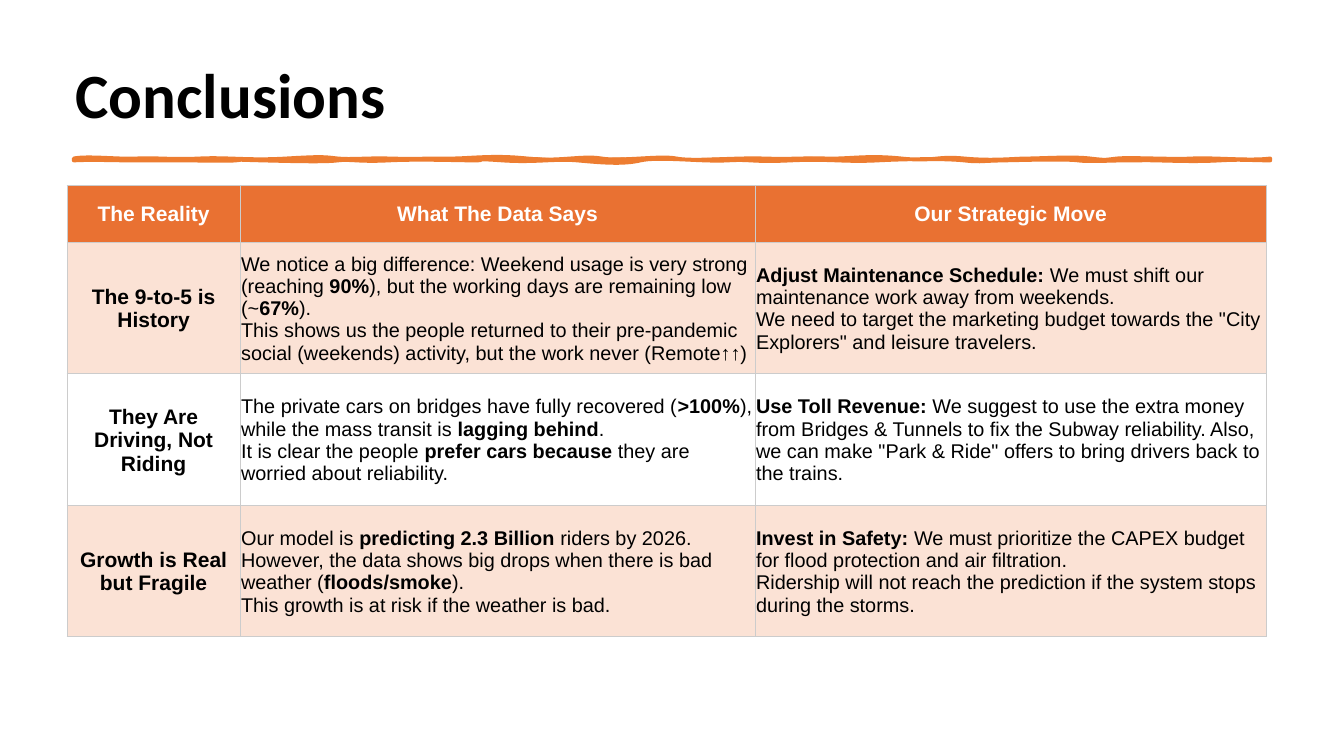
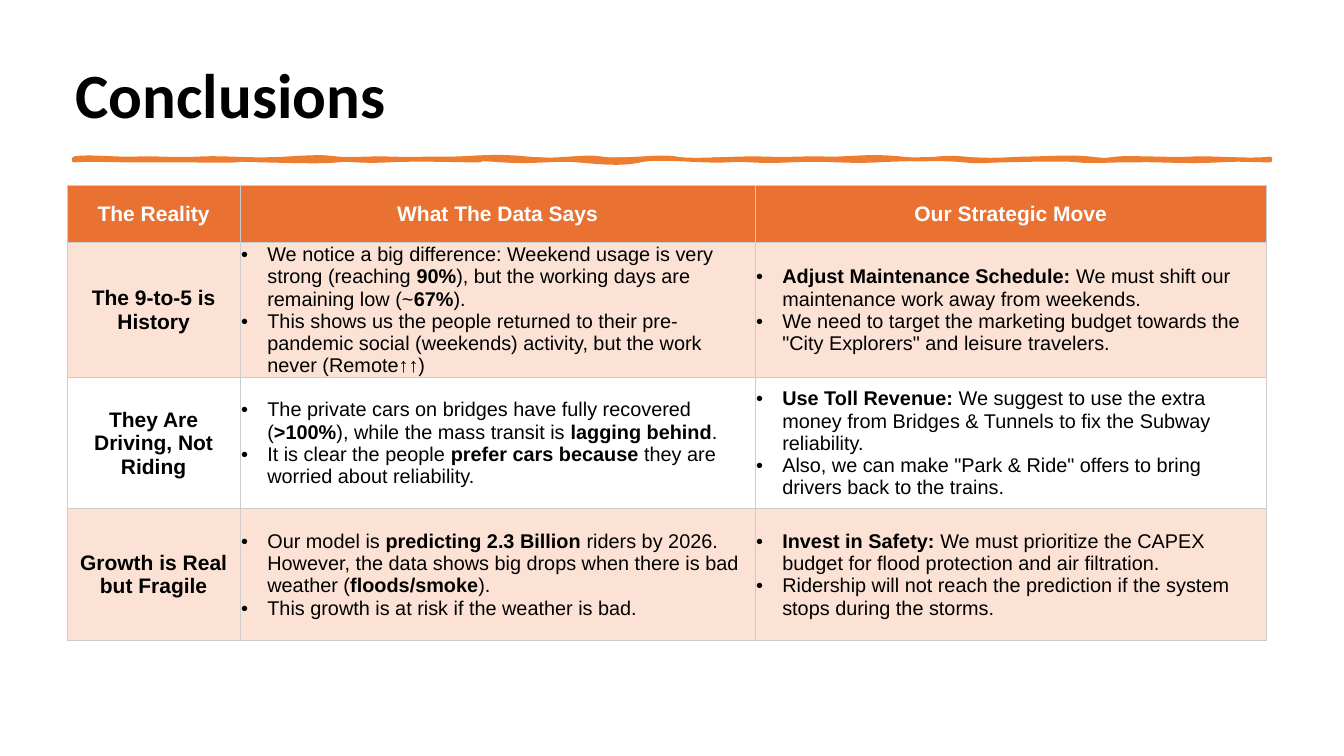
Before and after one commit to Depi-Power-BI-Specialist-G3/Team-3-Power-BI-graduation-project, a slide deck: slide 23 of MTA-Ridership-Analysis-Project (5).pptx. Drawn at 1344x756 pixels with LibreOffice and Linux fonts; fonts in the diff are those of the drawing; background and template pictures are left out. Boxes give left, top, right and bottom in pixels: in the first picture for what was removed or moved away, otherwise in the second. Text is boxed around its words. In the diff, an @@ line names an element or a change of style, - is before the commit and + after.

Commit message:
Final ppt File_6.12.2025

```diff
--- a/MTA-Ridership-Analysis-Project (5).pptx
+++ b/MTA-Ridership-Analysis-Project (5).pptx
@@ table at (67, 186, 1267, 649) @@
-row 2, column 2: We notice a big difference: Weekend usage is very strong (reaching 90%), but the working days are remaining low (~67%). This shows us the people returned to their pre-pandemic social (weekends) activity, but the work never (Remote↑↑)
+row 2, column 2: We notice a big difference: Weekend usage is very strong (reaching 90%), but the working days are remaining low (~67%). / This shows us the people returned to their pre-pandemic social (weekends) activity, but the work never (Remote↑↑)
@@ row 2, column 3: "Adjust Maintenance Schedule: We must shift our maintenance work away from weekends. We need to target the marketing budget towards the "City Explorers" and leisure travelers." to "Adjust Maintenance Schedule: We must shift our maintenance work away from weekends. / We need to target the marketing budget towards the "City Explorers" and leisure travelers." @@
-row 3, column 2: The private cars on bridges have fully recovered (>100%), while the mass transit is lagging behind. It is clear the people prefer cars because they are worried about reliability.
+row 3, column 2: The private cars on bridges have fully recovered (>100%), while the mass transit is lagging behind. / It is clear the people prefer cars because they are worried about reliability.
@@ row 3, column 3: "Use Toll Revenue: We suggest to use the extra money from Bridges & Tunnels to fix the Subway reliability. Also, we can make "Park & Ride" offers to bring drivers back to the trains." to "Use Toll Revenue: We suggest to use the extra money from Bridges & Tunnels to fix the Subway reliability. / Also, we can make "Park & Ride" offers to bring drivers back to the trains." @@
-row 4, column 2: Our model is predicting 2.3 Billion riders by 2026. However, the data shows big drops when there is bad weather (floods/smoke). This growth is at risk if the weather is bad.
+row 4, column 2: Our model is predicting 2.3 Billion riders by 2026. However, the data shows big drops when there is bad weather (floods/smoke). / This growth is at risk if the weather is bad.
-row 4, column 3: Invest in Safety: We must prioritize the CAPEX budget for flood protection and air filtration. Ridership will not reach the prediction if the system stops during the storms.
+row 4, column 3: Invest in Safety: We must prioritize the CAPEX budget for flood protection and air filtration. / Ridership will not reach the prediction if the system stops during the storms.
```
Also in this commit, not shown: 5 other slides changed.
